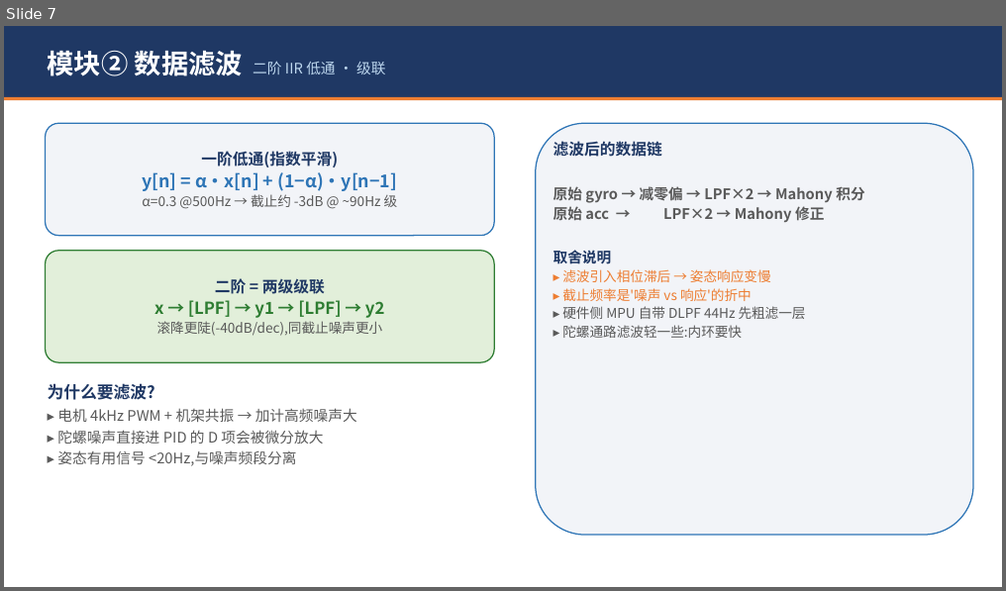
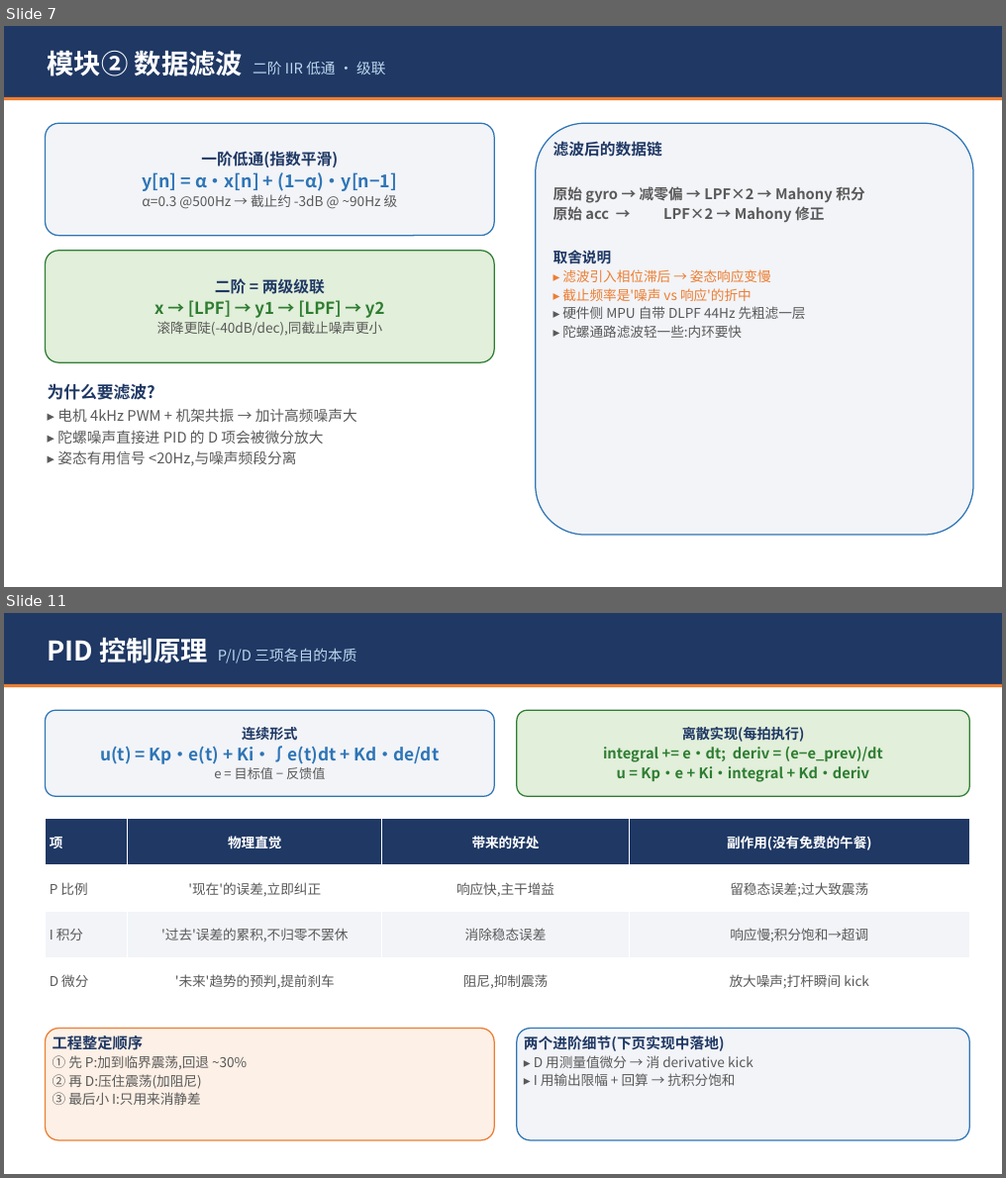
Before and after one commit to xiexiaoan147-cyber/STM32F4_Drone, a slide deck: Docs/四轴飞控项目分享.pptx. Shown one above the other, each under a label of ours: slide 7 before the commit, slides 7 and 11 after it; the slides between them are not shown. The pictures are 1006x591 and 1006x1178 pixels, drawn with LibreOffice and Linux fonts; fonts in the diff are those of the drawing. Boxes give left, top, right and bottom in pixels: in the first picture for what was removed or moved away, otherwise in the second. Text is boxed around its words. In the diff, an @@ line names an element or a change of style, - is before the commit and + after.

Commit message:
docs: PPT 调整——删工程验证/踩坑/路线图, 新增姿态解算原理与PID原理页

```diff
--- a/Docs/四轴飞控项目分享.pptx
+++ b/Docs/四轴飞控项目分享.pptx
@@ slide 11 added at (4,613,1002,1174), background #FFFFFF @@
@@ rectangle added at (4,613,1002,684), fill #1F3864 @@
@@ text added at (48,637,356,663), 14 pt, text #BDD7EE @@
+PID 控制原理 P/I/D 三项各自的本质
@@ rectangle added at (4,684,1002,687), fill #ED7D31 @@
@@ rounded rectangle added at (46,710,494,796), fill #F2F4F8, outline #2E75B6 1.2 pt, 16.5 pt, text #2E75B6, bold @@
+连续形式
+u(t) = Kp·e(t) + Ki·∫e(t)dt + Kd·de/dt
+e = 目标值 − 反馈值
@@ rounded rectangle added at (517,710,969,796), fill #E2EFDA, outline #2E7D32 1.2 pt, 14 pt, text #2E7D32, bold @@
+离散实现(每拍执行)
+integral += e·dt; deriv = (e−e_prev)/dt
+u = Kp·e + Ki·integral + Kd·deriv
@@ table added at (46,819,969,1004), 4 rows, 4 columns @@
+项 | 物理直觉 | 带来的好处 | 副作用(没有免费的午餐)
+P 比例 | '现在'的误差,立即纠正 | 响应快,主干增益 | 留稳态误差;过大致震荡
+I 积分 | '过去'误差的累积,不归零不罢休 | 消除稳态误差 | 响应慢;积分饱和→超调
+D 微分 | '未来'趋势的预判,提前刹车 | 阻尼,抑制震荡 | 放大噪声;打杆瞬间 kick
@@ rounded rectangle added at (46,1029,494,1141), fill #FDF0E6, outline #ED7D31 1.2 pt, 13 pt, text #595959 @@
+工程整定顺序
+① 先 P:加到临界震荡,回退 ~30%
+② 再 D:压住震荡(加阻尼)
+③ 最后小 I:只用来消静差
@@ rounded rectangle added at (517,1029,969,1141), fill #F2F4F8, outline #2E75B6 1.2 pt, 13 pt, text #595959 @@
+两个进阶细节(下页实现中落地)
+▸ D 用测量值微分 → 消 derivative kick
+▸ I 用输出限幅 + 回算 → 抗积分饱和
```
Also in this commit, not shown: 10 slides changed, 1 other slide added, 2 slides removed.
